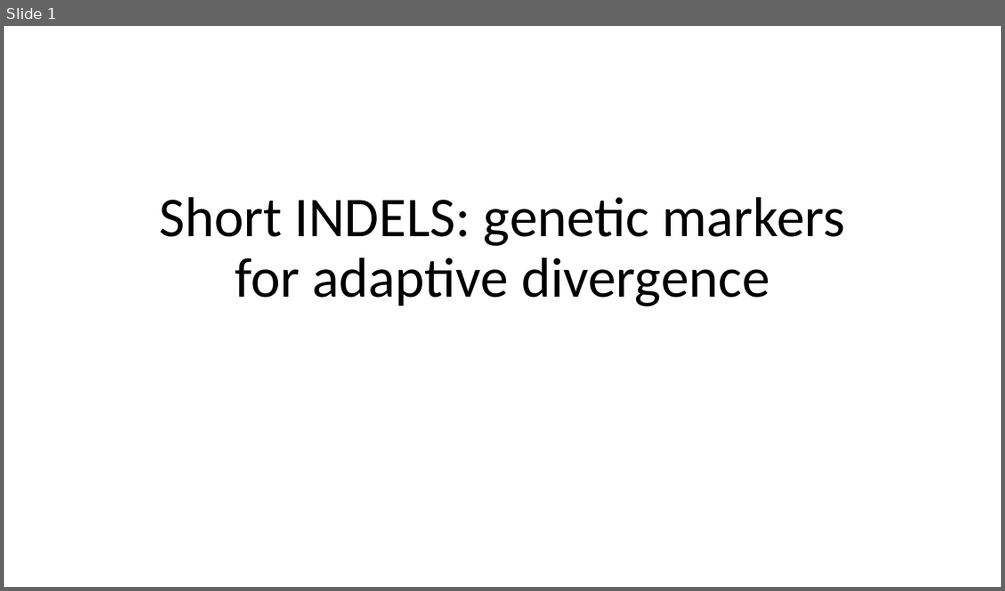
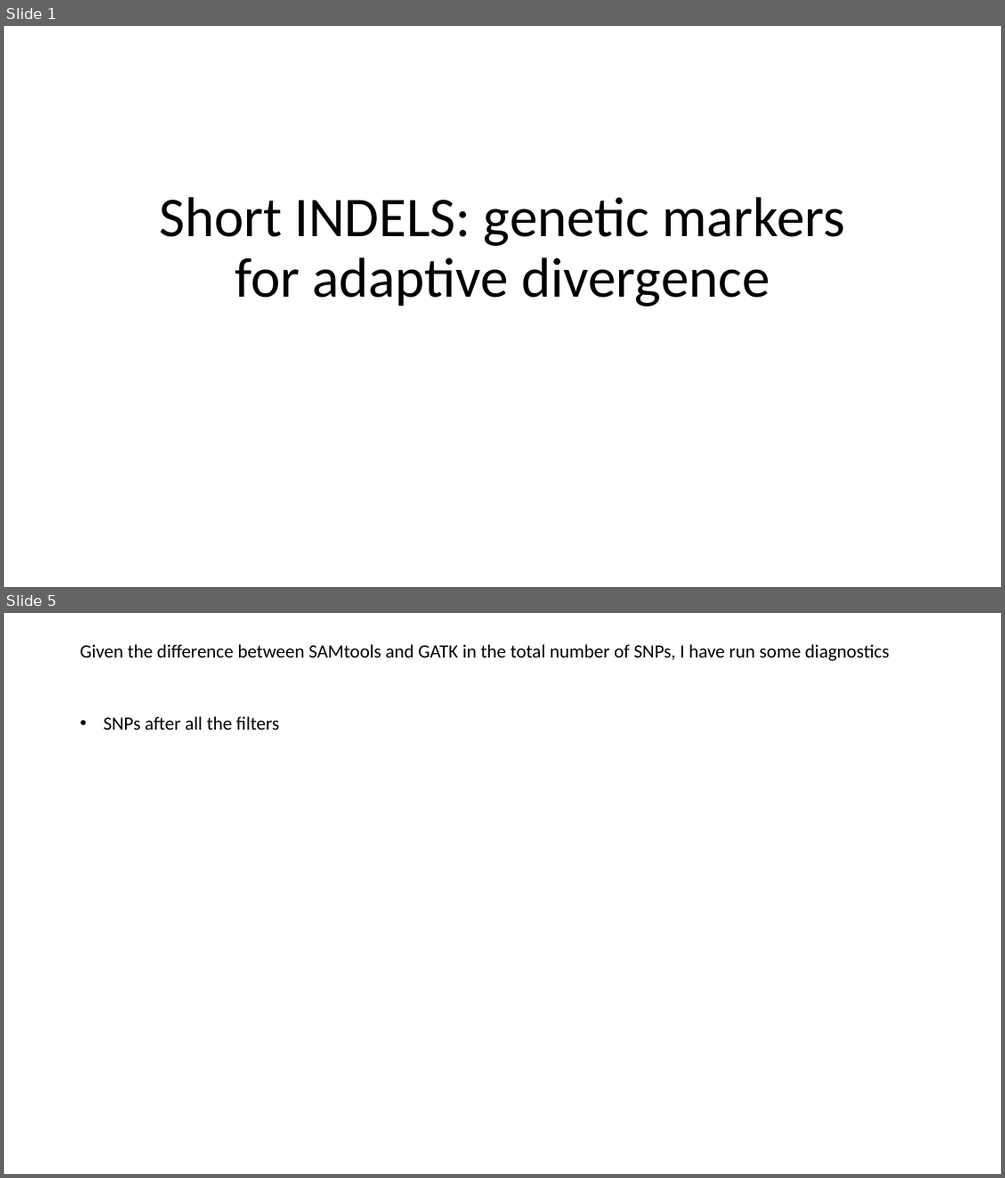
Before and after one commit to sam0per/Littorina_saxatilis_short_variants, a slide deck: short_genetic_variants/docs/short_indels.pptx. Shown one above the other, each under a label of ours: slide 1 before the commit, slides 1 and 5 after it; the slides between them are not shown. The pictures are 1005x591 and 1005x1178 pixels, drawn with LibreOffice and Linux fonts; fonts in the diff are those of the drawing. Boxes give left, top, right and bottom in pixels: in the first picture for what was removed or moved away, otherwise in the second. Text is boxed around its words. In the diff, an @@ line names an element or a change of style, - is before the commit and + after.

```diff
--- a/short_genetic_variants/docs/short_indels.pptx
+++ b/short_genetic_variants/docs/short_indels.pptx
@@ slide 5 added at box(4, 613, 1001, 1174), background #FFFFFF @@
@@ text added at box(80, 644, 890, 661), 18 pt, text #000000 @@
+Given the difference between SAMtools and GATK in the total number of SNPs, I have run some diagnostics
@@ text added at box(104, 716, 279, 730), 18 pt, text #000000 @@
+• SNPs after all the filters
```
Also in this commit, not shown: 2 slides changed, 7 other slides added, 1 slide removed, 3 other files.
